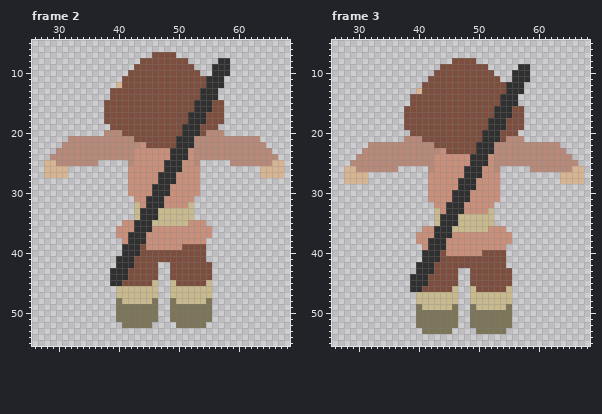
Edited in one commit: pixel-art file (Iryo/IryoFallUp.ase). The first picture shows the starting point.
96x66 pixels, 6 frames. Shown: frame 2: x 26..68, y 5..55; frame 3: x 26..68, y 5..55.
The result:
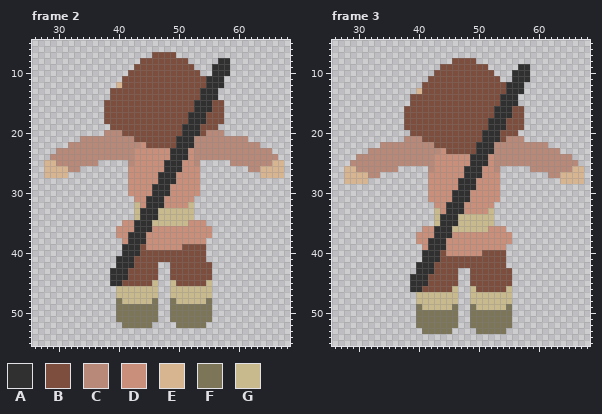
Palette (. is transparent): A #303030  B #7d4e3d  C #b88979  D #c98f7a  E #d7b591  F #7c7558  G #c8ba8c
Commit message: Added side fall animations for Iryo
From old to new:
Changed rows in their new state; - is an unchanged pixel.
Frame 2, layer "Flattened":
first column x 31:
21 -..----------------------------..-
22 .--------------------------------.
first column x 32:
26 CC----------------------------CC
Frame 3, layer "Flattened":
first column x 31:
22 -..----------------------------..-
23 .--------------------------------.
first column x 32:
27 CC----------------------------CC
Changed places in both pictures, as pixel boxes (x1, y1, x2, y2):
erased: (62, 136, 80, 148)
erased: (248, 136, 266, 148)
added: (68, 166, 80, 172)
added: (248, 166, 260, 172)
changed: (362, 142, 380, 178)
changed: (548, 142, 566, 178)
